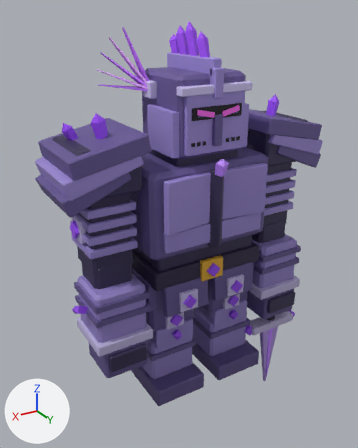
The FBX model docs/proposals/R151/keepers/fbx/keeper_crystal_knight.fbx as it was, and as the next commit left it.
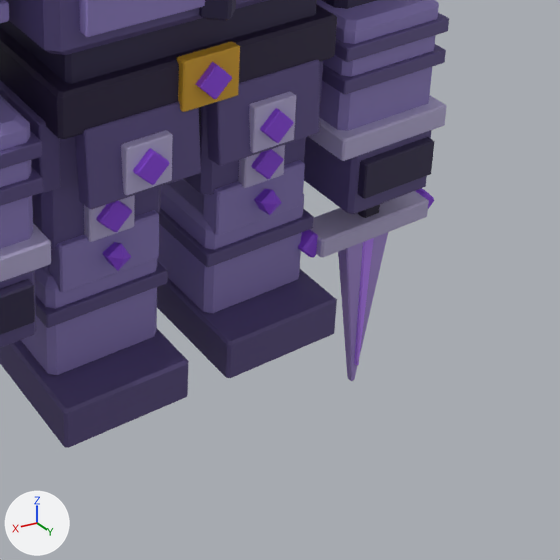
Old and new are each drawn whole from a 50 mm lens placed at (24.0, 38.1, 31.8), pointed at (0.1, -1.7, 11.8) and again close up on the part from 37% to 96% of the width and 54% to 100% of the height. The lights are fixed; the arrows at lower left show +X, +Y and +Z. The older version's two pictures come first. Where no turn or scale is listed for an object, it has been applied to the vertices.

Objects in the first close-up: 'Body', 'LeftForearm', 'LeftLeg', 'RightForearm', 'RightLeg', 'Sword', 'Sword_Glow' and 1 more.
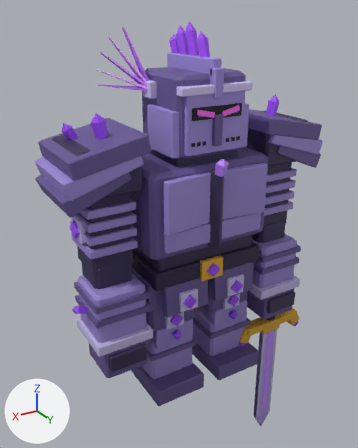
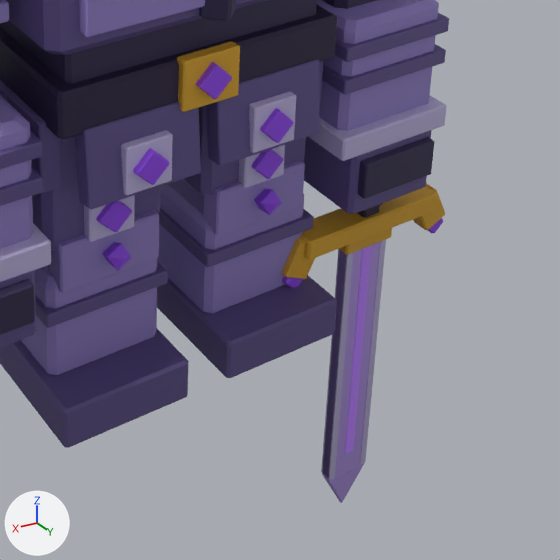
Boxes (x1, y1, x2, y2) around the edits, measured in the close-ups (560 x 560 px; the box of a moved part takes in the faces that stretch with it):
'Sword', reshaped, moved
    before: (298, 188, 434, 381)
    after: (282, 116, 445, 407)
'Sword_Point', added (purple)
    after: (321, 391, 372, 503)
'Sword_Glow', reshaped, moved (14% wider, 22% taller)
    before: (354, 238, 374, 365)
    after: (349, 245, 372, 400)
'Sword_Glow_Point', added (purple)
    after: (344, 397, 358, 454)
part 2 of me_sword, moved or reshaped (mostly hidden)
    before: (357, 204, 380, 218)
    after: (358, 206, 380, 218)
part 3 of me_sword, moved or reshaped
    before: (416, 188, 434, 209)
    after: (428, 218, 443, 233)
part 4 of me_sword, moved or reshaped
    before: (298, 229, 318, 257)
    after: (282, 276, 303, 288)
part 5 of me_sword, added (blue)
    after: (366, 240, 386, 393)
part 6 of me_sword, added (blue)
    after: (327, 249, 353, 407)
part 7 of me_sword, rebuilt (16% wider, 10% taller)
    before: (310, 191, 429, 257)
    after: (300, 187, 438, 260)
part 8 of me_sword, rebuilt (10% taller)
    before: (338, 232, 388, 381)
    after: (328, 242, 380, 406)
part 9 of me_sword, built on (mostly hidden)
    after: (282, 116, 445, 279)

The change in detail:
Material 'glow_crystal_knight.002' (mat_glow_crystal_knight_002) is new.
Its base color is (0.507, 0.233, 1.0) (purple #bd85ff).
me_sword is used by ob_sword; location (-9.1, 2.8, -2.05).
me_sword had 192 vertices, 156 faces and spanned x -3.57..3.57, y -0.8..0.8, z -6.85..6.85.
me_sword now has 464 vertices, 376 faces and spans x -4.35..4.35, y -0.86..0.86, z -7.47..7.47.
me_sword part 2: the loose piece of 32 vertices spanning x -0.45..0.45, y -0.45..0.45, z 1.95..5.95 is scaled about its middle by (1, 1, 1.05), then moved by (0.0, -0.06, 0.38).
me_sword part 3: the loose piece of 32 vertices spanning x -3.57..-2.43, y -0.45..0.45, z 0.98..2.12 is scaled about its middle by 0.889, then moved by (-0.8, -0.06, -0.97).
me_sword part 4: the loose piece of 32 vertices spanning x 2.43..3.57, y -0.45..0.45, z 0.98..2.12 is scaled about its middle by 0.889, then moved by (0.8, -0.06, -0.97).
me_sword part 5: a new loose piece, a box spanning x -1.05..-0.75, y -0.36..0.24, z -7.38..1.23, in mat_atlas_crystal_knight (picture img_keeper_crystal_knight_atlas_png).
me_sword part 6: a new loose piece, a box spanning x 0.75..1.05, y -0.36..0.24, z -7.38..1.23, in mat_atlas_crystal_knight (picture img_keeper_crystal_knight_atlas_png).
me_sword part 7: the loose piece of 32 vertices spanning x -2.9..2.9, y -0.8..0.8, z 1.1..2.0 is rebuilt with 32 vertices and now spans x -3.5..3.5, y -0.76..0.64, z 1.52..2.42.
me_sword part 8: the loose piece of 32 vertices spanning x -1.2..1.2, y -0.35..0.35, z -6.85..1.15 is rebuilt with 32 vertices and now spans x -1.05..1.05, y -0.34..0.22, z -7.47..1.42.
me_sword part 9: 32 vertices removed from x -0.65..0.65, y -0.65..0.65, z 5.85..6.85; 288 vertices added at x -4.35..4.35, y -0.86..0.86, z 0.41..7.47.
me_sword_glow is used by ob_sword_glow; location (-9.1, 2.8, -4.5).
me_sword_glow had 32 vertices, 26 faces and spanned x -0.3..0.3, y -0.4..0.4, z -3.4..3.4.
me_sword_glow now has 32 vertices, 26 faces and spans x -0.27..0.27, y -0.33..0.33, z -4.25..4.25.
me_sword_glow part 1: 32 of 32 vertices moved; they spanned x -0.3..0.3, y -0.4..0.4, z -3.4..3.4 and now span x -0.27..0.27, y -0.33..0.33, z -4.25..4.25; mean shift (0.0, 0.0, 0.0).
Mesh me_sword_glow_point is new.
It has 32 vertices, 26 faces and spans x -0.27..0.27, y -0.33..0.33, z -1.6..1.6.
It uses material mat_glow_crystal_knight_002 (purple #bd85ff).
Mesh me_sword_point is new.
It has 80 vertices, 64 faces and spans x -1.05..1.05, y -0.3..0.3, z -3.12..3.12.
It uses material mat_atlas_crystal_knight (picture img_keeper_crystal_knight_atlas_png).
Object 'Sword' (ob_sword) moves from (-9.1, 2.8, -2.05) to (-9.1, 2.86, -2.42).
Object 'Sword_Glow' (ob_sword_glow) moves from (-9.1, 2.8, -4.5) to (-9.1, 2.8, -5.55).
Object 'Sword_Glow_Point' (ob_sword_glow_point) is new; it shows me_sword_glow_point.
Its location is (-9.1, 2.8, -11.3).
Object 'Sword_Point' (ob_sword_point) is new; it shows me_sword_point.
Its location is (-9.1, 2.8, -12.92).
